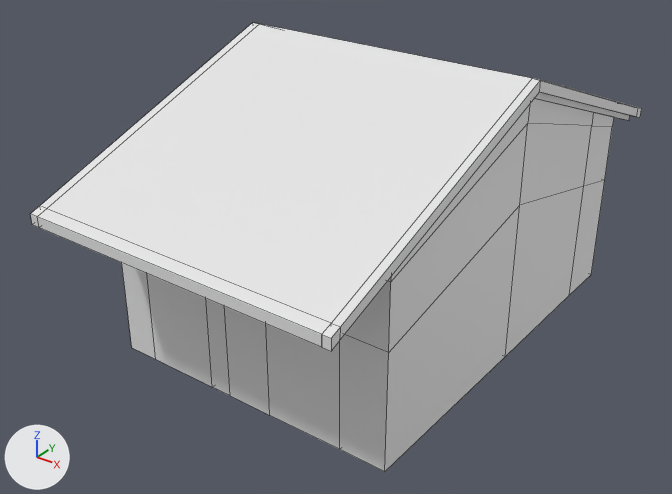
The Blender file simpsonHouses.blend: old version first, new version second.
Both versions are drawn from a camera (50 mm lens) standing at (15.65, -14.2, 13.66) and looking at (2.64, 3.09, 2.42). The axes (+X, +Y, +Z) are drawn at lower left. The lights are the same throughout. Mesh edges are drawn as thin lines.

Before the edit, the objects in view are built like this:
```python
me_plano = bpy.data.meshes.new('Plano')
me_plano.from_pydata(...)  # 183 vertices, 173 faces; spans x -1.27..7.25, y -3.19..11.59, z 0.0..7.44
ob_plano = bpy.data.objects.new('Plano', me_plano)
ob_plano.location = (0.0, 0.0, 0.0)
```
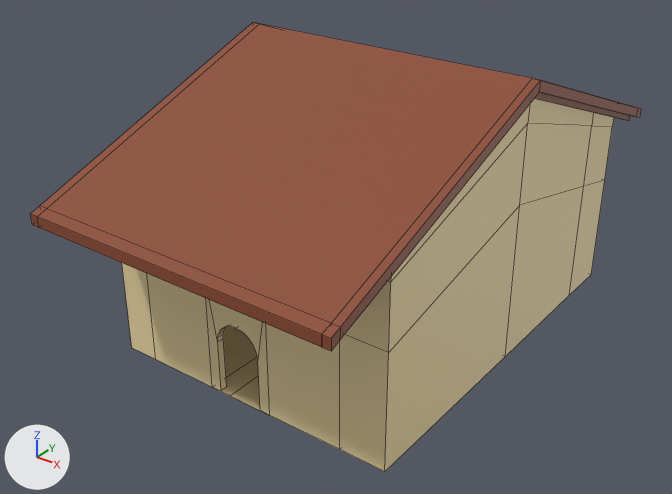
Changed parts and their boxes [x1, y1, x2, y2] in the pictures (672 x 494 px):
part 1 of me_plano, built on
    both: [206, 298, 269, 415]
part 2 of me_plano, recoloured (grey to beige)
    both: [122, 98, 614, 472]
part 3 of me_plano, recoloured (white to brown)
    both: [30, 23, 641, 351]

The change, as a diff of the scene's bpy script:
```diff
--- a/simpsonHouses.blend.py
+++ b/simpsonHouses.blend.py
@@ mat_material_001 @@
+mat_material_001 = principled_material('Material.001')
+mat_material_001.base_color = (0.27, 0.07, 0.03)  # brown #8e4b30
@@ mat_material @@
+mat_material = principled_material('Material')
+mat_material.base_color = (0.89, 0.73, 0.4)  # beige #f2deaa
@@ me_plano @@
 # used by ob_plano; location = (0.0, 0.0, 0.0)
-me_plano.from_pydata(...)  # 183 vertices, 173 faces; spans x -1.27..7.25, y -3.19..11.59, z 0.0..7.44
+me_plano.from_pydata(...)  # 221 vertices, 192 faces; spans x -1.27..7.25, y -3.19..11.59, z 0.0..7.44
+# me_plano part 1
+# 2 faces are deleted
+# 19 vertices are added at x 2.18..3.46, y -1.0, z 0.0..2.07
+# 19 new vertices lie (0.0, 0.22, 0.0) away from vertices in x 2.18..3.46, y -1.0, z 0.0..2.07
+# 21 new faces join them, mat_material (beige #f2deaa)
+# me_plano part 2: 87 faces spanning x -1.01..7.05, y -1.0..9.98, z 0.0..7.0 switch from no material to mat_material (beige #f2deaa)
+# me_plano part 3: 84 faces spanning x -1.27..7.25, y -3.19..11.59, z 4.31..7.44 switch from no material to mat_material_001 (brown #8e4b30)
```
